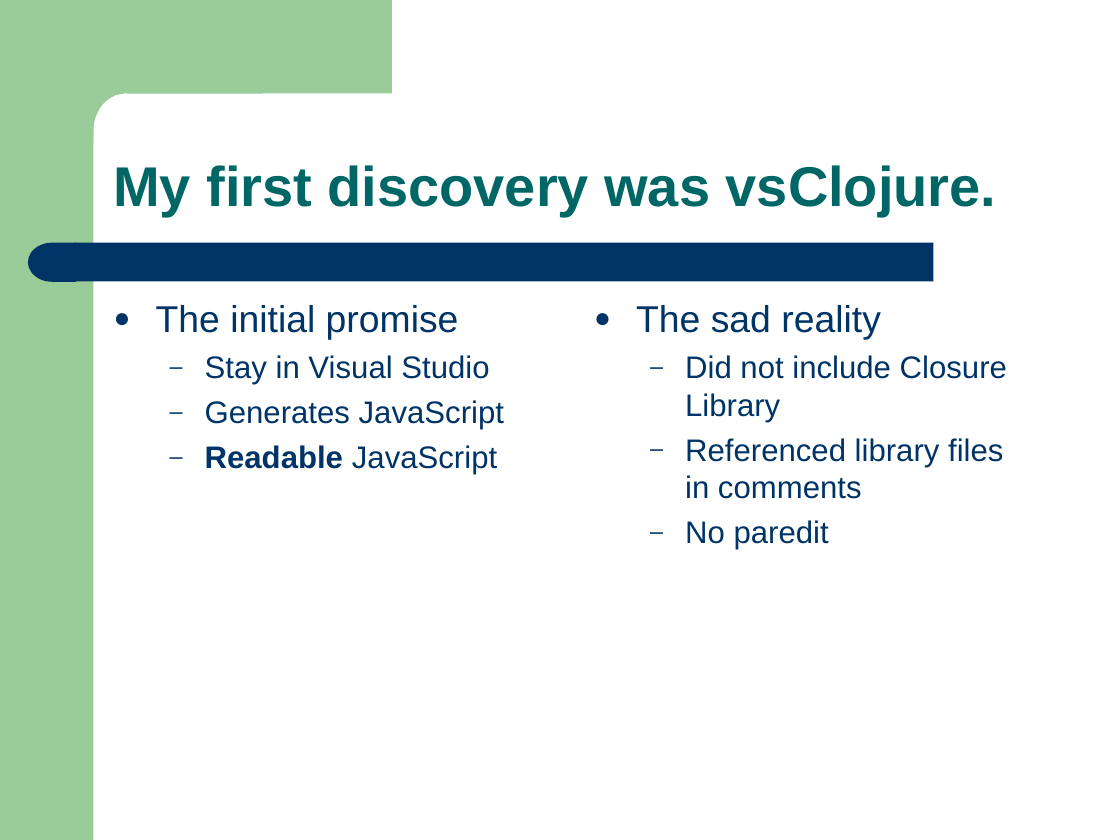
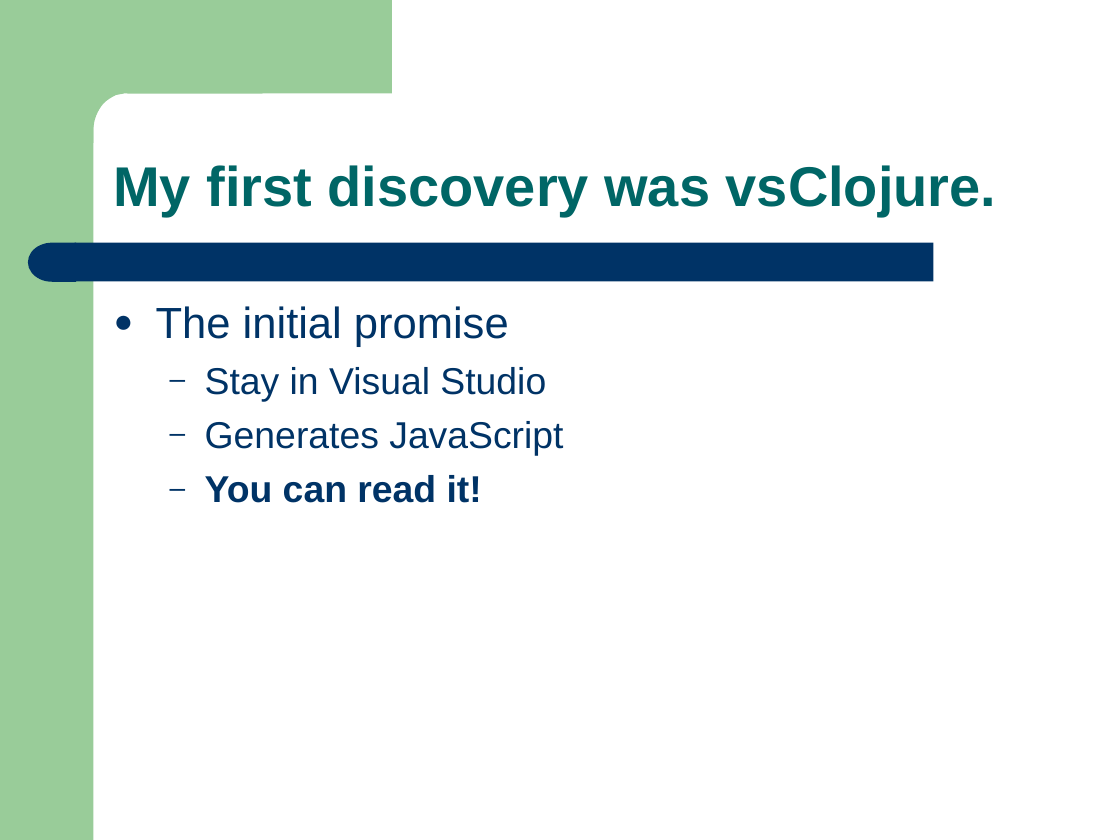
Before and after one commit to mrwizard82d1/yctiam, a slide deck: slide 7 of yctiam.ppt. Drawn at 1120x840 pixels with LibreOffice and Linux fonts; fonts in the diff are those of the drawing. Boxes give left, top, right and bottom in pixels: in the first picture for what was removed or moved away, otherwise in the second. Text is boxed around its words. In the diff, an @@ line names an element or a change of style, - is before the commit and + after.

```diff
--- a/yctiam.ppt
+++ b/yctiam.ppt
@@ text at bbox=[156, 306, 563, 455]: size 24 to 28 pt in "The initial promise"; size 20 to 24 pt in "Stay in Visual Studio", "Generates JavaScript"; more space between paragraphs @@
@@ text removed at bbox=[636, 305, 1007, 549] @@
-● The sad reality
-  – Did not include Closure Library
-  – Referenced library files in comments
-  – No paredit
@@ text at bbox=[205, 475, 482, 503]: text changed; size 20 to 24 pt; bold on @@
-  – Readable JavaScript
+  – You can read it!
```
Also in this commit, not shown: 7 other slides changed, 4 slides added, 3 slides removed.
